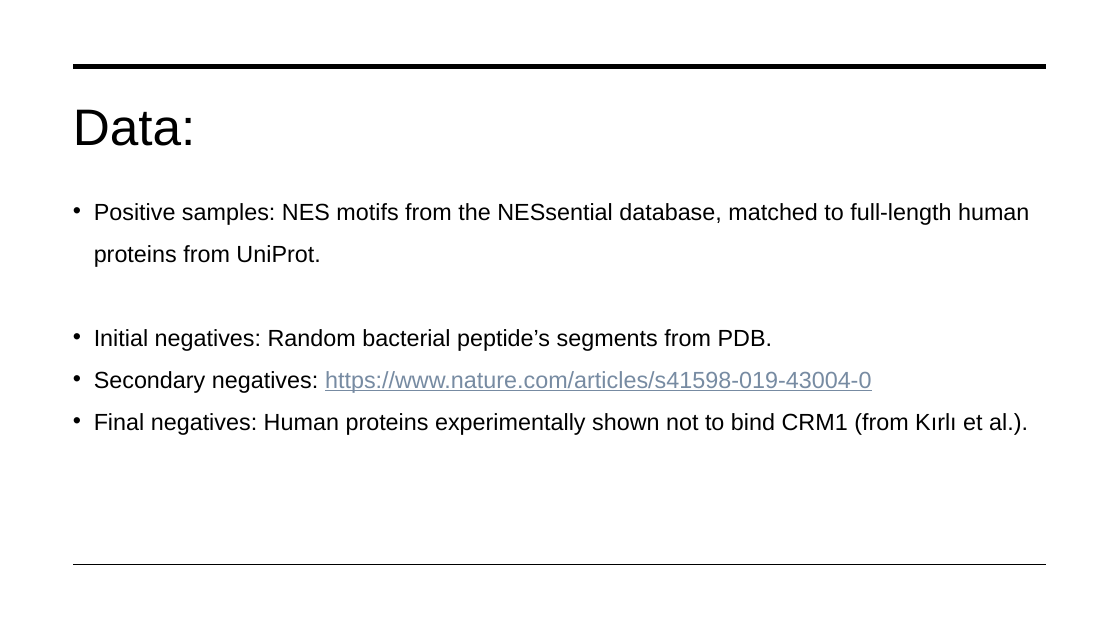
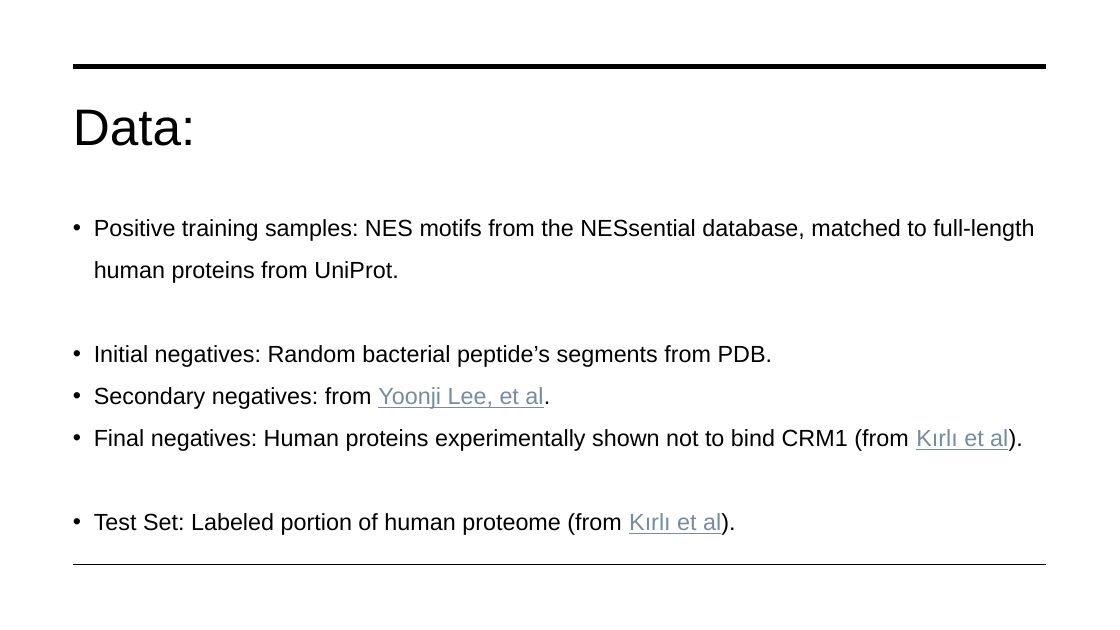
Before and after one commit to shiragelb/Bio-3D-Hackathon-2025, a slide deck: slide 4 of NES-Finder.pptx. Drawn at 1120x630 pixels with LibreOffice and Linux fonts; fonts in the diff are those of the drawing. Boxes give left, top, right and bottom in pixels: in the first picture for what was removed or moved away, otherwise in the second. Text is boxed around its words. In the diff, an @@ line names an element or a change of style, - is before the commit and + after.

```diff
--- a/NES-Finder.pptx
+++ b/NES-Finder.pptx
@@ text "Positive training samples: NES motifs ...": place and size @@
-text "Positive training samples: NES motifs ..." at [94, 203, 1029, 435]
+text "Positive training samples: NES motifs ..." at [94, 219, 1034, 535]
@@ text at [94, 219, 1034, 283]: text changed @@
-• Positive samples: NES motifs from the NESsential database, matched to full-length human proteins from UniProt.
+• Positive training samples: NES motifs from the NESsential database, matched to full-length human proteins from UniProt.
@@ text at [94, 387, 1023, 535]: text changed @@
-• Secondary negatives: https://www.nature.com/articles/s41598-019-43004-0
-• Final negatives: Human proteins experimentally shown not to bind CRM1 (from Kırlı et al.).
+• Secondary negatives: from Yoonji Lee, et al.
+• Final negatives: Human proteins experimentally shown not to bind CRM1 (from Kırlı et al).
+• Test Set: Labeled portion of human proteome (from Kırlı et al).
```
Also in this commit, not shown: 3 other slides changed, 1 slide added.
